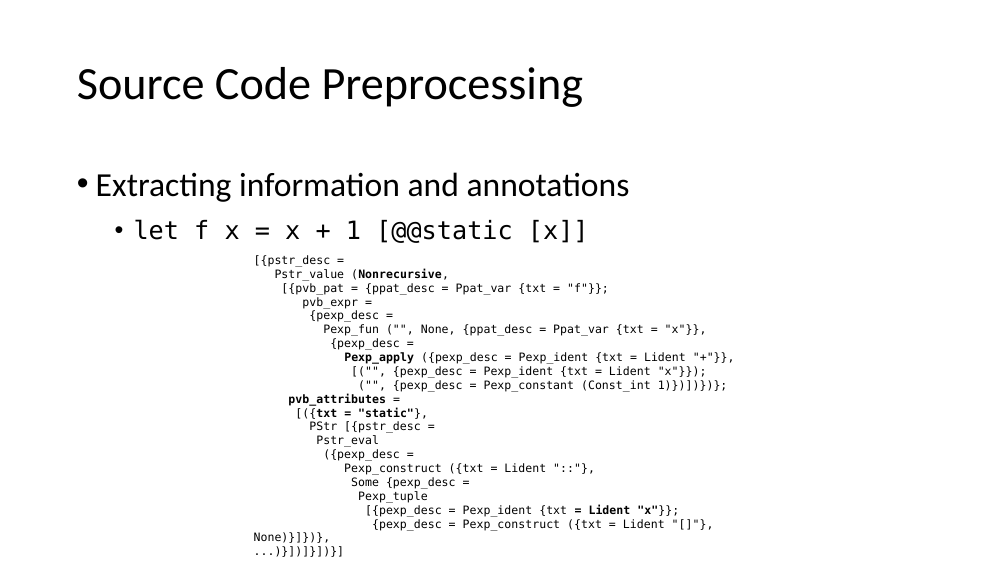
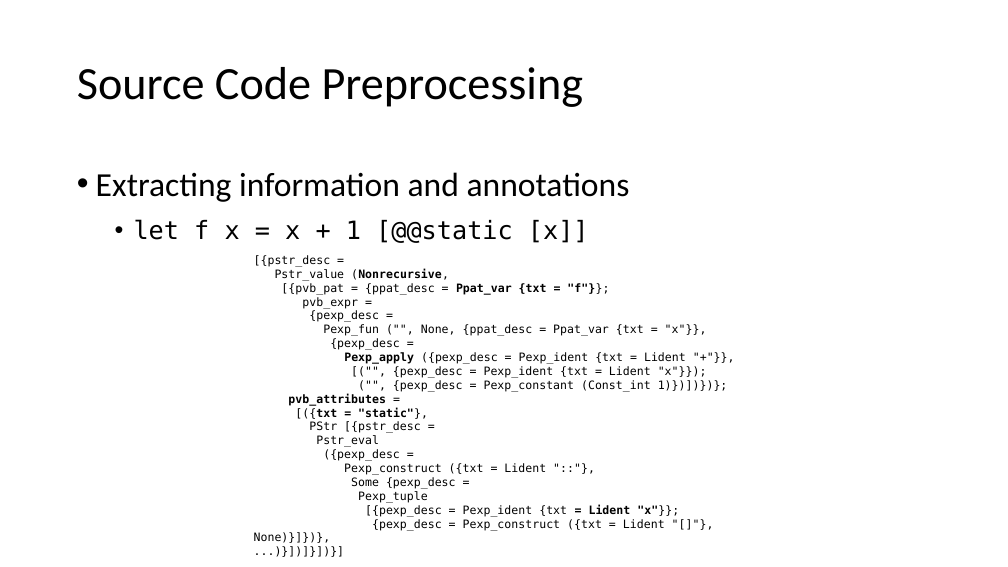
Before and after one commit to ackoroa/ppx_toMeta, a slide deck: slide 47 of report/Automated Meta-Programming to Support High Performance OCaml Codes.pptx (slide 52 before the commit). Drawn at 1008x567 pixels with LibreOffice and Linux fonts; fonts in the diff are those of the drawing. Boxes give left, top, right and bottom in pixels: in the first picture for what was removed or moved away, otherwise in the second. Text is boxed around its words. In the diff, an @@ line names an element or a change of style, - is before the commit and + after.

```diff
--- a/report/Automated Meta-Programming to Support High Performance OCaml Codes.pptx
+++ b/report/Automated Meta-Programming to Support High Performance OCaml Codes.pptx
@@ text at [281, 283, 609, 295]: bold on in "Ppat_var {txt = "f"}};" @@
```
Also in this commit, not shown: 8 other slides changed, 3 slides added, 1 other file.
